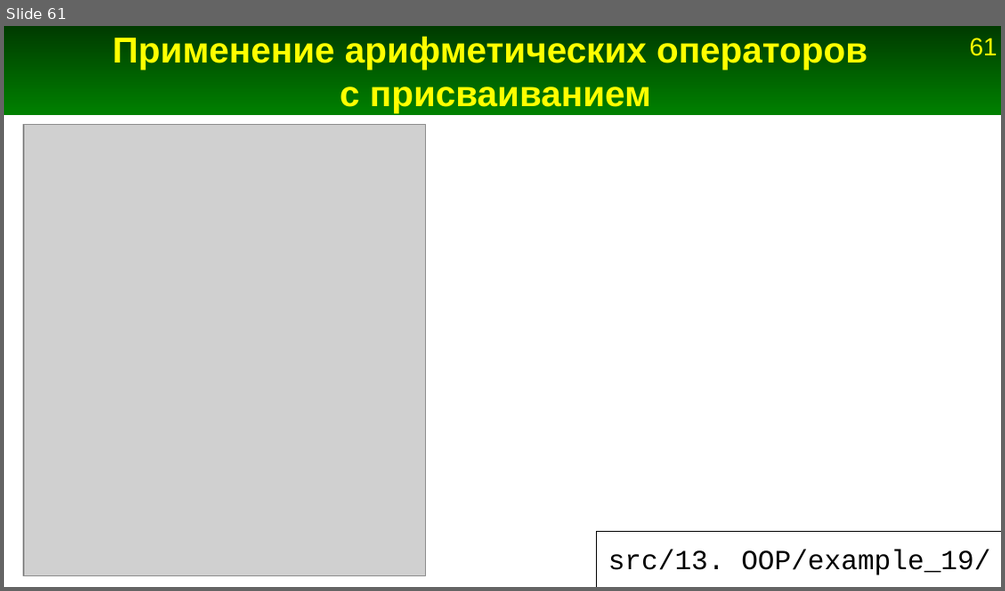
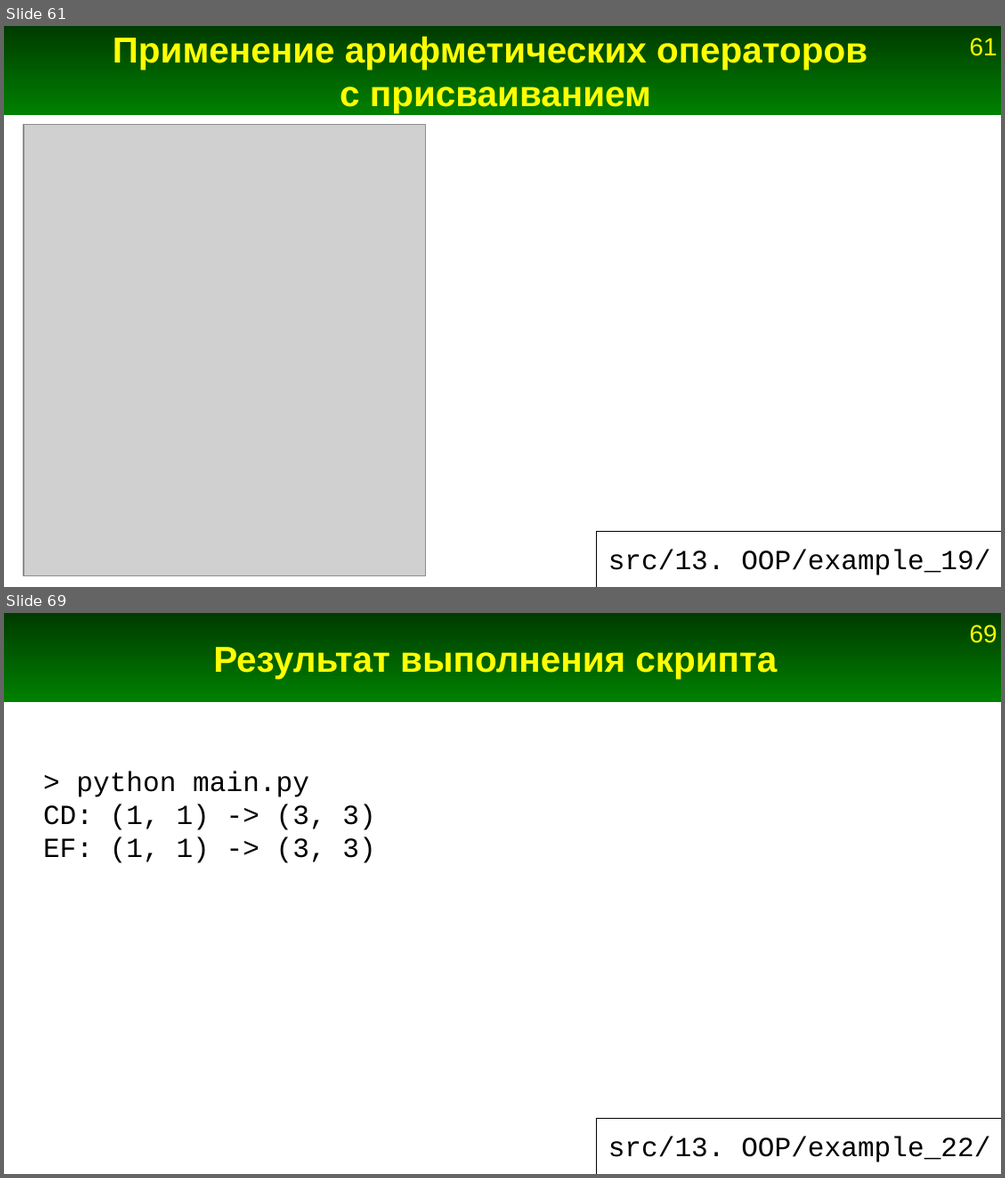
Before and after one commit to Jenyay/python-lectures, a slide deck: presentations/13. OOP.odp. Shown one above the other, each under a label of ours: slide 61 before the commit, slides 61 and 69 after it; the slides between them are not shown. The pictures are 1005x591 and 1005x1178 pixels, drawn with LibreOffice and Linux fonts; fonts in the diff are those of the drawing; grey boxes stand for pictures. Boxes give left, top, right and bottom in pixels: in the first picture for what was removed or moved away, otherwise in the second. Text is boxed around its words. In the diff, an @@ line names an element or a change of style, - is before the commit and + after.

```diff
--- a/presentations/13. OOP.odp
+++ b/presentations/13. OOP.odp
@@ slide 69 added at (4, 613, 1001, 1174), background #FFFFFF; not listed: 2 template elements that a slide beside it also shows @@
@@ title added at (213, 647, 777, 678), 26 pt, text #FFFF00, bold @@
+Результат выполнения скрипта
@@ text added at (43, 771, 375, 863), 20 pt, text #000000 @@
+> python main.py
+CD: (1, 1) -> (3, 3)
+EF: (1, 1) -> (3, 3)
@@ line added from (596, 1118) to (1001, 1118), #000000 0 pt @@
@@ line added from (596, 1118) to (596, 1174), #000000 0 pt @@
@@ title added at (608, 1136, 990, 1162), 20 pt, text #000000 @@
+src/13. OOP/example_22/
```
Also in this commit, not shown: 1 slide changed, 9 other slides added, 9 other files.
